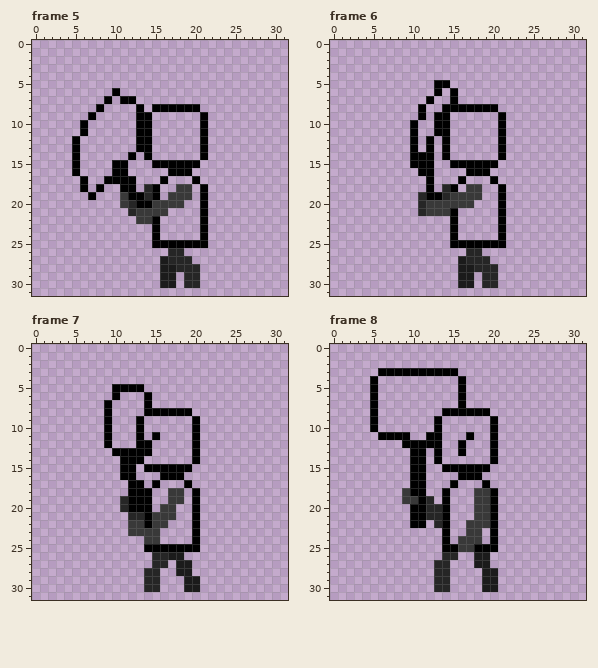
Two versions of one pixel-art file, assets/Aseprite Sprites/Enemies/sign/signReflect.ase. That is the earlier state.
32x32 pixels, 8 frames. Shown: frame 5, frame 6, frame 7, frame 8. The commit also changed other frames, which this record leaves out.
After:
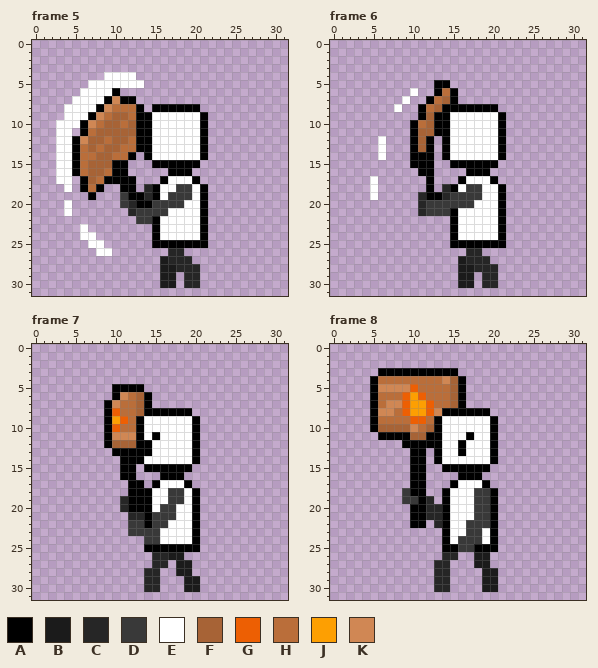
Palette (. is transparent): A #000000  B #1b1b1b  C #262626  D #393939  E #ffffff  F #a76336  G #ed5f03  H #ba6e3a  J #fd9f02  K #d08754
The edit:
layer "Layer 2" added
--- frame 5
@@ x 1..22 @@
  3 ......................
- 4 ......................
- 5 ......................
- 6 .........A............
- 7 ........A.AA..........
- 8 .......A....A.AAAAAA..
- 9 ......A.....AA......A.
-10 .....A......AA......A.
-11 .....A......AA......A.
-12 ....A.......AA......A.
-13 ....A.......AA......A.
-14 ....A......A.A......A.
-15 ....A....AA...AAAAAA..
-16 ....A....AA.....AAA...
-17 .....A..AAAA...A...A..
-18 .....A.A..AA.CA..DD.A.
-19 ......A...DAACA.DDD.A.
-20 ..........DCAADDDD..A.
-21 ...........CDDDD....A.
-22 ............DDA.....A.
-23 ..............A.....A.
-24 ..............A.....A.
-25 ..............AAAAAAA.
-26 ................CC....
+ 4 ........EEEE..........
+ 5 ......EEEEEEE.........
+ 6 .....EEEEA............
+ 7 ....EEEEAKAA..........
+ 8 ...EEEEAKHHHA.AAAAAA..
+ 9 ...EEEAKHFFHAAEEEEEEA.
+10 ..EEEAKHFFHFAAEEEEEEA.
+11 ..EE.AHFFFFFAAEEEEEEA.
+12 ..EEAKFFHFFHAAEEEEEEA.
+13 ..EEAHFHFFHHAAEEEEEEA.
+14 ..EEAHHFFHHA.AEEEEEEA.
+15 ..EEAHFFFAA...AAAAAA..
+16 ..EEAHFFHAA.....AAA...
+17 ..EE.AFHAAAA...AEEEA..
+18 ...E.AHA..AA.CAEEDDEA.
+19 ......A...DAACAEDDDEA.
+20 ...E......DCAADDDDEEA.
+21 ...E.......CDDDDEEEEA.
+22 ............DDAEEEEEA.
+23 .....E........AEEEEEA.
+24 .....EE.......AEEEEEA.
+25 ......EE......AAAAAAA.
+26 .......EE.......CC....
 27 ...............BCCC...
--- frame 6
@@ x 3..22 @@
  5 ..........AA........
- 6 ..........A.A.......
- 7 .........A..A.......
- 8 ........A..AAAAAAA..
- 9 ........A.AA......A.
-10 .......A..AA......A.
-11 .......A..AA......A.
-12 .......A.A.A......A.
-13 .......A.A.A......A.
-14 .......AAA.A......A.
+ 6 .......E..AHA.......
+ 7 ......E..AHFA.......
+ 8 .....E..AHFAAAAAAA..
+ 9 ........AFAAEEEEEEA.
+10 .......AHFAAEEEEEEA.
+11 .......AFFAAEEEEEEA.
+12 ...E...AFA.AEEEEEEA.
+13 ...E...AFA.AEEEEEEA.
+14 ...E...AAA.AEEEEEEA.
 15 .......AAA..AAAAAA..
 16 ........AA....AAA...
-17 .........A...A...A..
-18 .........A.CA.DD..A.
-19 ........CAACDDDD..A.
-20 ........CDDDDDD...A.
-21 ........CDDDA.....A.
-22 ............A.....A.
-23 ............A.....A.
-24 ............A.....A.
+17 ..E......A...AEEEA..
+18 ..E......A.CAEDDEEA.
+19 ..E.....CAACDDDDEEA.
+20 ........CDDDDDDEEEA.
+21 ........CDDDAEEEEEA.
+22 ............AEEEEEA.
+23 ............AEEEEEA.
+24 ............AEEEEEA.
 25 ............AAAAAAA.
--- frame 7, layers "sign", "body", "head"
@@ x 8..21 @@
  5 ..AAAA........
- 6 ..A...A.......
- 7 .A....A.......
- 8 .A....AAAAAA..
- 9 .A...A......A.
-10 .A...A......A.
-11 .A...A.A....A.
-12 .A...AA.....A.
-13 ..AAAAA.....A.
-14 ...AAA......A.
+ 6 ..AKHFA.......
+ 7 .AKHHFA.......
+ 8 .AGHHFAAAAAA..
+ 9 .AJGHAEEEEEEA.
+10 .AGHHAEEEEEEA.
+11 .AKKKAEAEEEEA.
+12 .AFFFAAEEEEEA.
+13 ..AAAAAEEEEEA.
+14 ...AAAEEEEEEA.
 15 ...AA.AAAAAA..
 16 ...AA...AAA...
-17 ....AA.A...A..
-18 ....AAA..DD.A.
-19 ...CAAA..DD.A.
-20 ...CAAA.DD..A.
-21 ....CCADDD..A.
-22 ....DDADD...A.
-23 ....DDDD....A.
-24 ......DD....A.
+17 ....AA.AEEEA..
+18 ....AAAEEDDEA.
+19 ...CAAAEEDDEA.
+20 ...CAAAEDDEEA.
+21 ....CCADDDEEA.
+22 ....DDADDEEEA.
+23 ....DDDDEEEEA.
+24 ......DDEEEEA.
 25 ......AAAAAAA.
--- frame 8, layers "sign", "body", "head"
@@ x 4..21 @@
  3 ..AAAAAAAAAA......
- 4 .A..........A.....
- 5 .A..........A.....
- 6 .A..........A.....
- 7 .A..........A.....
- 8 .A........AAAAAA..
- 9 .A.......A......A.
-10 .A.......A......A.
-11 ..AAAA..AA...A..A.
-12 .....AAAAA..A...A.
-13 ......AA.A..A...A.
-14 ......AA.A......A.
+ 4 .AHHHHHHHHKFA.....
+ 5 .AKKKKGHHHHFA.....
+ 6 .AHHHGJGHHHFA.....
+ 7 .AHKKGJJGHHFA.....
+ 8 .AKKHGJJGKAAAAAA..
+ 9 .AHHHHGGHAEEEEEEA.
+10 .AFFFFKHFAEEEEEEA.
+11 ..AAAAFFAAEEEAEEA.
+12 .....AAAAAEEAEEEA.
+13 ......AA.AEEAEEEA.
+14 ......AA.AEEEEEEA.
 15 ......AA..AAAAAA..
 16 ......AA....AAA...
-17 ......AA...A...A..
-18 .....DAA..A...DDA.
-19 .....DDAC.A...DDA.
-20 ......AACCA...DDA.
-21 ......AACCA...DDA.
-22 ......AA.CA..DDDA.
-23 ..........A..DD.A.
-24 ..........A.DDD.A.
+17 ......AA...AEEEA..
+18 .....DAA..AEEEDDA.
+19 .....DDAC.AEEEDDA.
+20 ......AACCAEEEDDA.
+21 ......AACCAEEEDDA.
+22 ......AA.CAEEDDDA.
+23 ..........AEEDDEA.
+24 ..........AEDDDEA.
 25 ..........AADDAAA.
